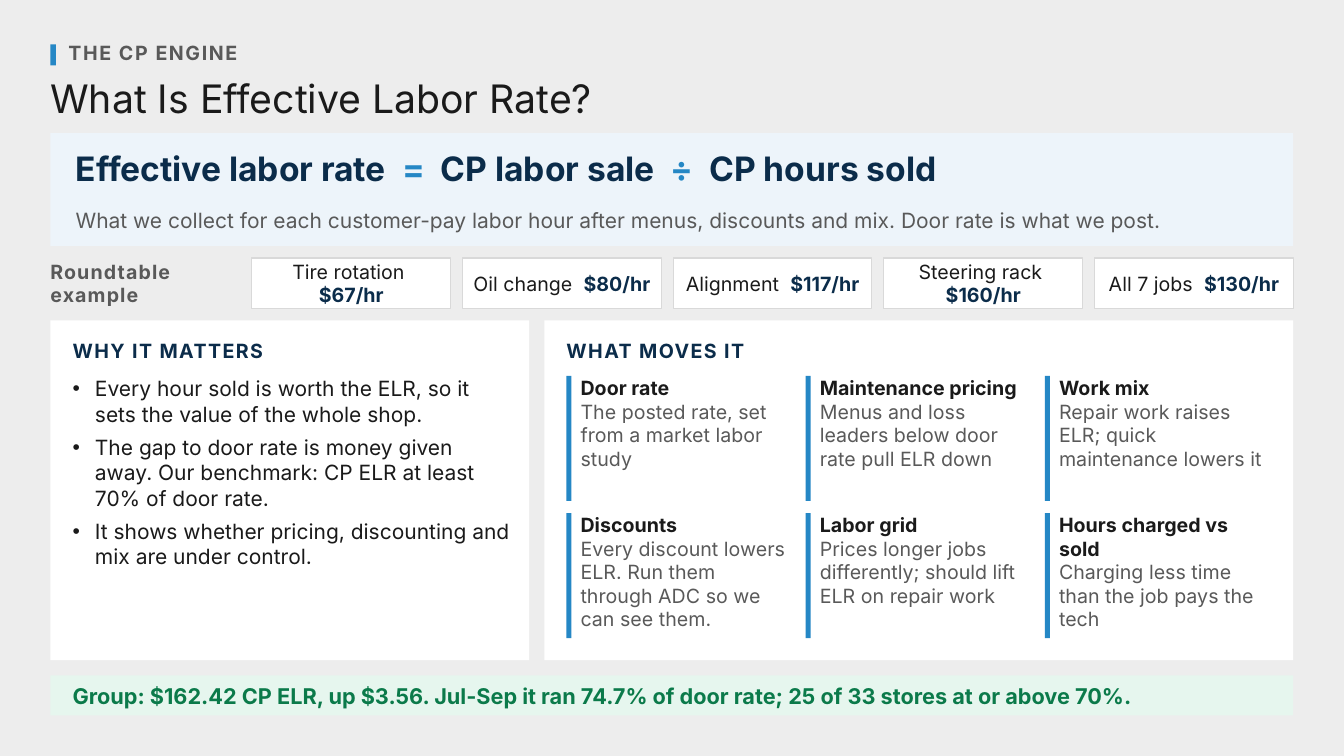
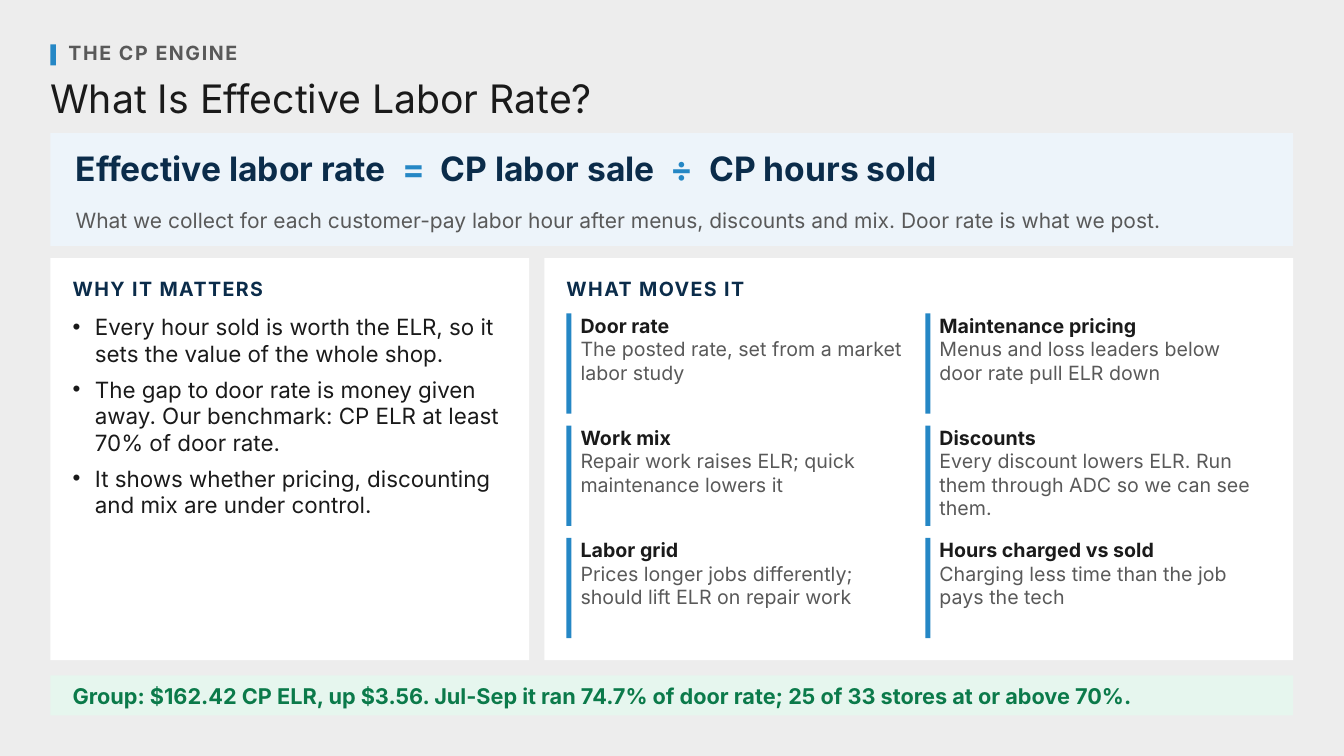
Before and after one commit to Ndresner/Noah, a slide deck: slide 47 of day2-deck/decks/Fixed Ops - Day 2 Example Test Deck.pptx. Drawn at 1344x756 pixels with LibreOffice and Linux fonts; fonts in the diff are those of the drawing. Boxes give left, top, right and bottom in pixels: in the first picture for what was removed or moved away, otherwise in the second. Text is boxed around its words. In the diff, an @@ line names an element or a change of style, - is before the commit and + after.

```diff
--- a/day2-deck/decks/Fixed Ops - Day 2 Example Test Deck.pptx
+++ b/day2-deck/decks/Fixed Ops - Day 2 Example Test Deck.pptx
@@ rectangle: place and size @@
-rectangle at [50,321,529,660]
+rectangle at [50,258,529,660]
@@ text removed at [50,265,170,306] @@
-Roundtable example
@@ rectangle removed at [252,258,451,309] @@
@@ text removed at [292,264,405,304] @@
-Tire rotation $67/hr
@@ rectangle removed at [463,258,661,309] @@
@@ rectangle: place and size @@
-rectangle at [544,321,1294,660]
+rectangle at [544,258,1294,660]
@@ rectangle removed at [674,258,872,309] @@
@@ text removed at [919,264,1042,304] @@
-Steering rack $160/hr
@@ rectangle removed at [1095,258,1294,309] @@
@@ text "WHY IT MATTERS": place and size @@
-text "WHY IT MATTERS" at [73,343,263,359]
+text "WHY IT MATTERS" at [73,281,263,297]
@@ text removed at [473,275,651,296] @@
-Oil change $80/hr
@@ text "WHAT MOVES IT": place and size @@
-text "WHAT MOVES IT" at [566,343,744,359]
+text "WHAT MOVES IT" at [566,281,744,297]
@@ text removed at [686,275,859,296] @@
-Alignment $117/hr
@@ text removed at [1109,274,1279,295] @@
-All 7 jobs $130/hr
@@ text "Every hour sold is worth ...": place and size @@
-text "Every hour sold is worth ..." at [95,380,509,565]
+text "Every hour sold is worth ..." at [95,318,498,514]
@@ text "Every hour sold is worth ..." at [95,318,498,514]: size 15 to 16 pt @@
@@ rectangle: place and size @@
-rectangle at [1046,376,1051,501]
+rectangle at [567,314,572,413]
@@ text "Door rate" rewrapped from [581,380,766,470] to [581,318,901,384] @@
@@ rectangle: place and size @@
-rectangle at [884,258,1083,309]
+rectangle at [926,314,931,413]
@@ rectangle at [926,314,931,413]: fill #FFFFFF to #2587C5; outline #D9D9D9 0.75 pt to none @@
@@ text "Maintenance pricing" rewrapped from [820,380,1016,470] to [939,318,1221,384] @@
@@ rectangle: place and size @@
-rectangle at [567,376,572,501]
+rectangle at [567,425,572,525]
@@ text "Work mix" rewrapped from [1059,380,1261,466] to [581,430,854,492] @@
@@ rectangle: place and size @@
-rectangle at [806,376,811,501]
+rectangle at [926,425,931,525]
@@ text "Discounts" rewrapped from [581,517,785,626] to [939,430,1250,515] @@
@@ rectangle: place and size @@
-rectangle at [567,513,572,638]
+rectangle at [567,538,572,638]
@@ text "Labor grid" rewrapped from [820,517,1015,607] to [581,542,853,608] @@
@@ rectangle: place and size @@
-rectangle at [806,513,811,638]
+rectangle at [926,538,931,638]
@@ text "Hours charged vs sold" rewrapped from [1059,517,1253,626] to [939,542,1227,608] @@
@@ rectangle removed at [1046,513,1051,638] @@
```
Also in this commit, not shown: 32 other slides changed, 3 slides removed, 12 other files.
